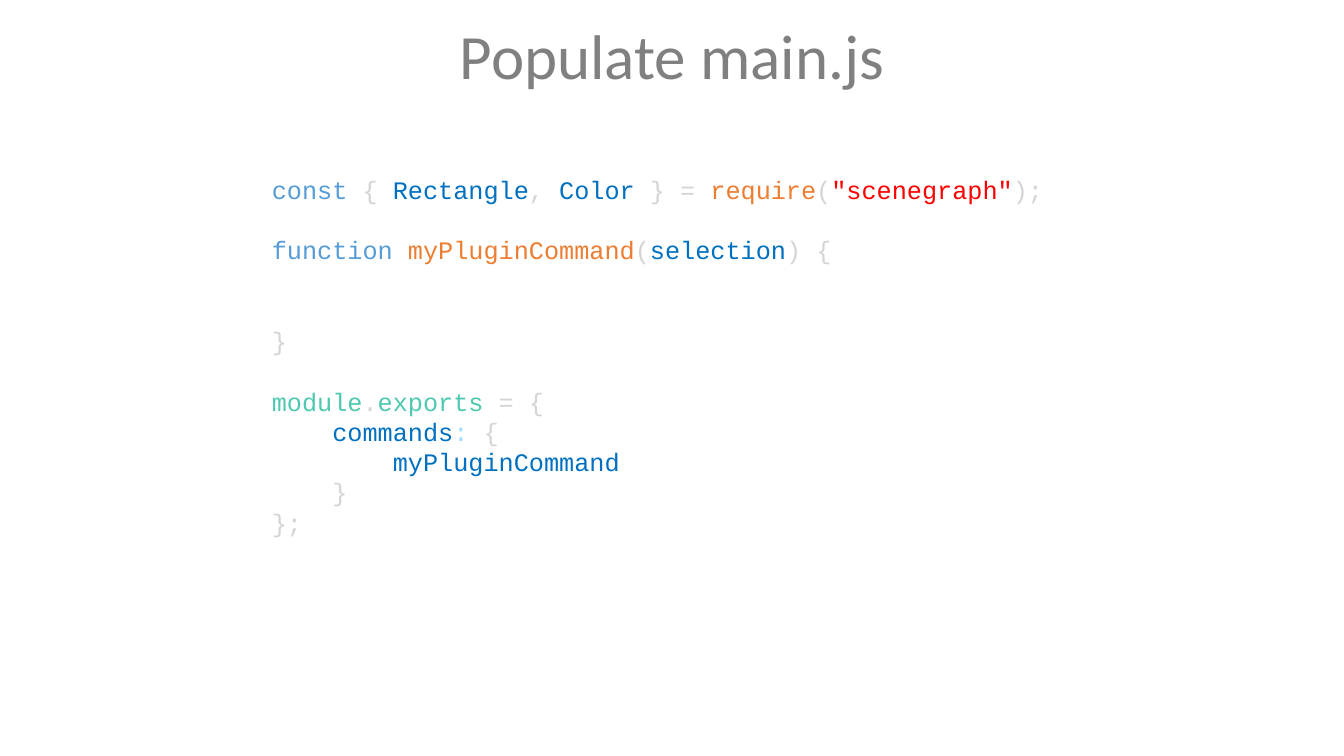
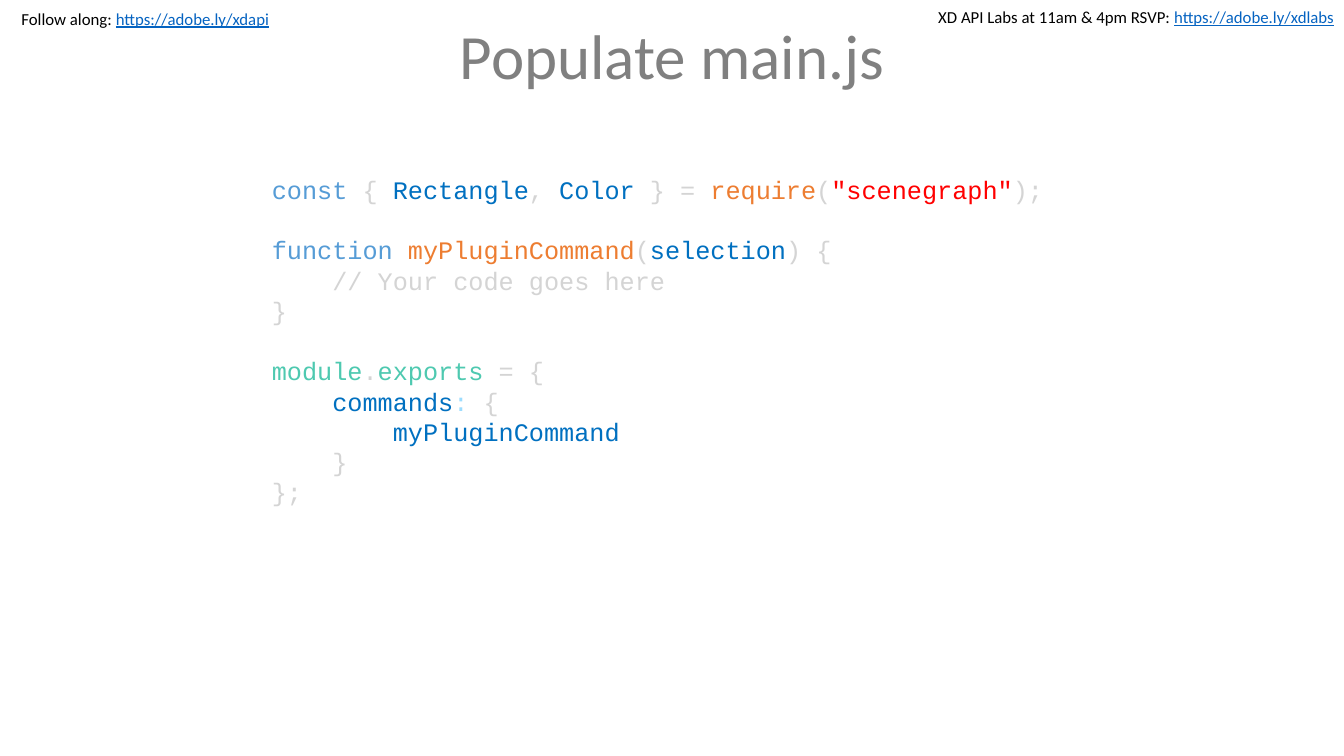
Before and after one commit to dkstevekwak/xd-plugin-labs, a slide deck: slide 8 of max-labs.pptx. Drawn at 1344x756 pixels with LibreOffice and Linux fonts; fonts in the diff are those of the drawing. Boxes give left, top, right and bottom in pixels: in the first picture for what was removed or moved away, otherwise in the second. Text is boxed around its words. In the diff, an @@ line names an element or a change of style, - is before the commit and + after.

```diff
--- a/max-labs.pptx
+++ b/max-labs.pptx
@@ text added at [21, 13, 269, 28], 12 pt, text #0563C1, underline @@
+Follow along: https://adobe.ly/xdapi
@@ text added at [938, 11, 1334, 26], 12 pt, text #000000 @@
+XD API Labs at 11am & 4pm RSVP: https://adobe.ly/xdlabs
@@ text at [272, 241, 801, 295]: text changed; text colour #ED7D31 to #D4D4D4 @@
-function myPluginCommand(selection) {
-}
+function myPluginCommand(selection) {
+// Your code goes here
+}
```
Also in this commit, not shown: 22 other slides changed, 3 slides added, 1 slide removed, 2 other files.
